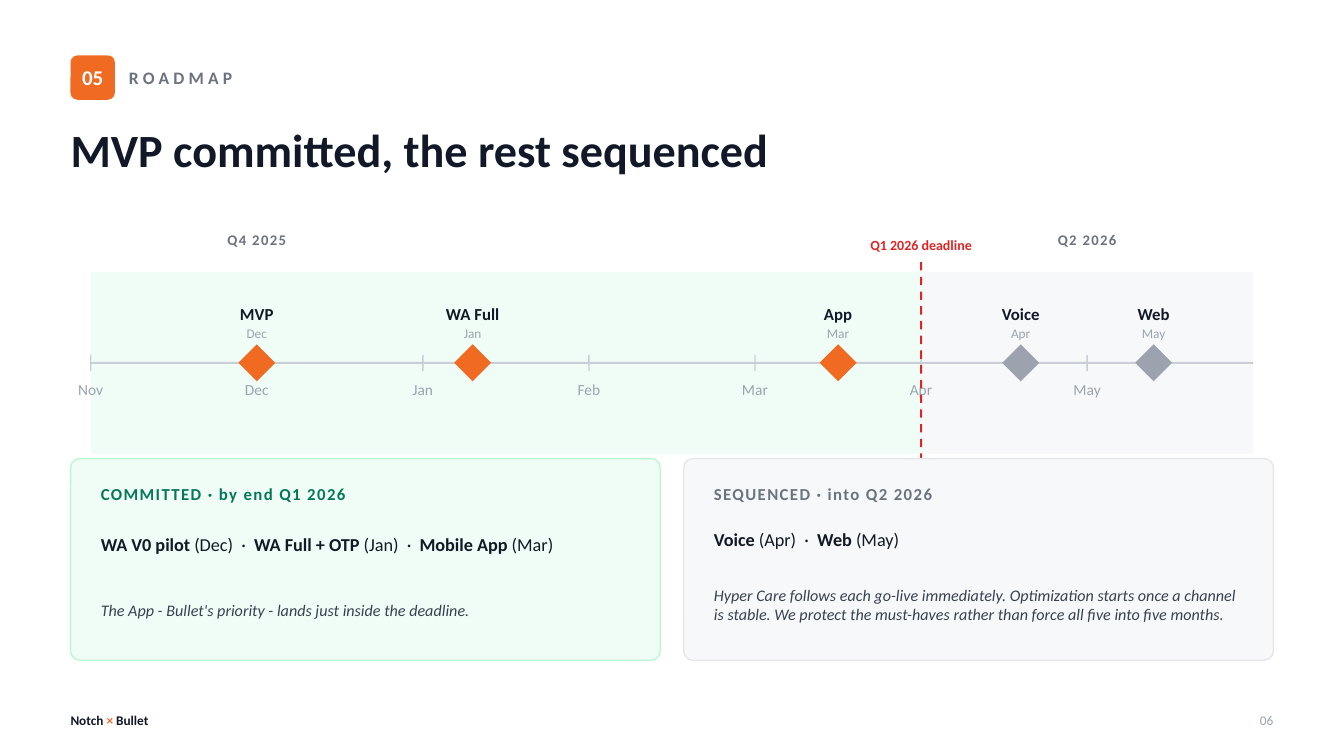
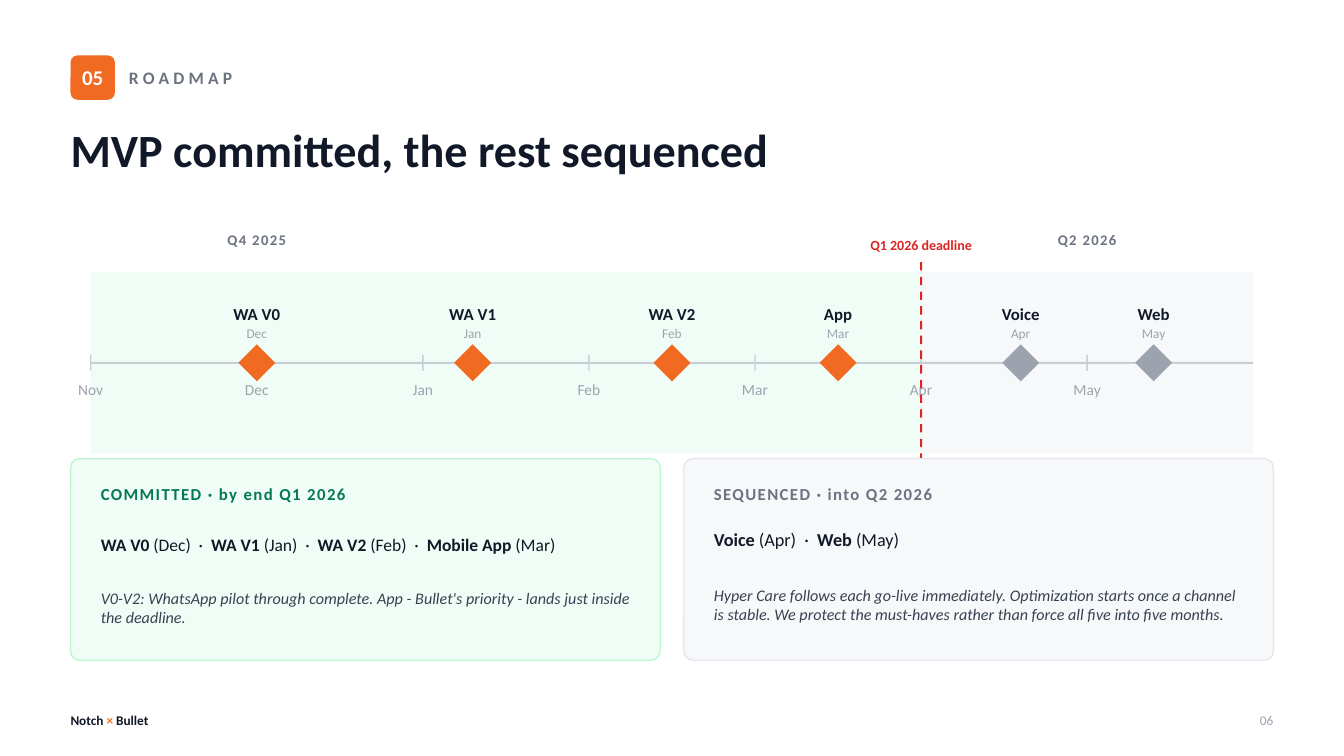
Before and after one commit to OrSchiffmann/Notch-task, a slide deck: slide 6 of Notch-Bullet-Kickoff.pptx. Drawn at 1344x756 pixels with LibreOffice and Linux fonts; fonts in the diff are those of the drawing. Boxes give left, top, right and bottom in pixels: in the first picture for what was removed or moved away, otherwise in the second. Text is boxed around its words. In the diff, an @@ line names an element or a change of style, - is before the commit and + after.

```diff
--- a/Notch-Bullet-Kickoff.pptx
+++ b/Notch-Bullet-Kickoff.pptx
@@ text at [233,309,280,320]: text changed @@
-MVP
+WA V0
@@ text at [449,309,496,320]: text changed @@
-WA Full
+WA V1
@@ text added at [649,309,695,320], 12 pt, text #111827, bold @@
+WA V2
@@ text added at [662,329,681,338], 9.5 pt, text #9CA3AF @@
+Feb
@@ rectangle added at [654,344,691,382], fill #F06A22 @@
@@ text at [101,538,555,554]: text changed; size 13 to 12.5 pt; bold off @@
-WA V0 pilot (Dec) · WA Full + OTP (Jan) · Mobile App (Mar)
+WA V0 (Dec) · WA V1 (Jan) · WA V2 (Feb) · Mobile App (Mar)
@@ text at [101,593,630,623]: text changed @@
-The App - Bullet's priority - lands just inside the deadline.
+V0-V2: WhatsApp pilot through complete. App - Bullet's priority - lands just inside the deadline.
```
Also in this commit, not shown: 1 other slide changed.
